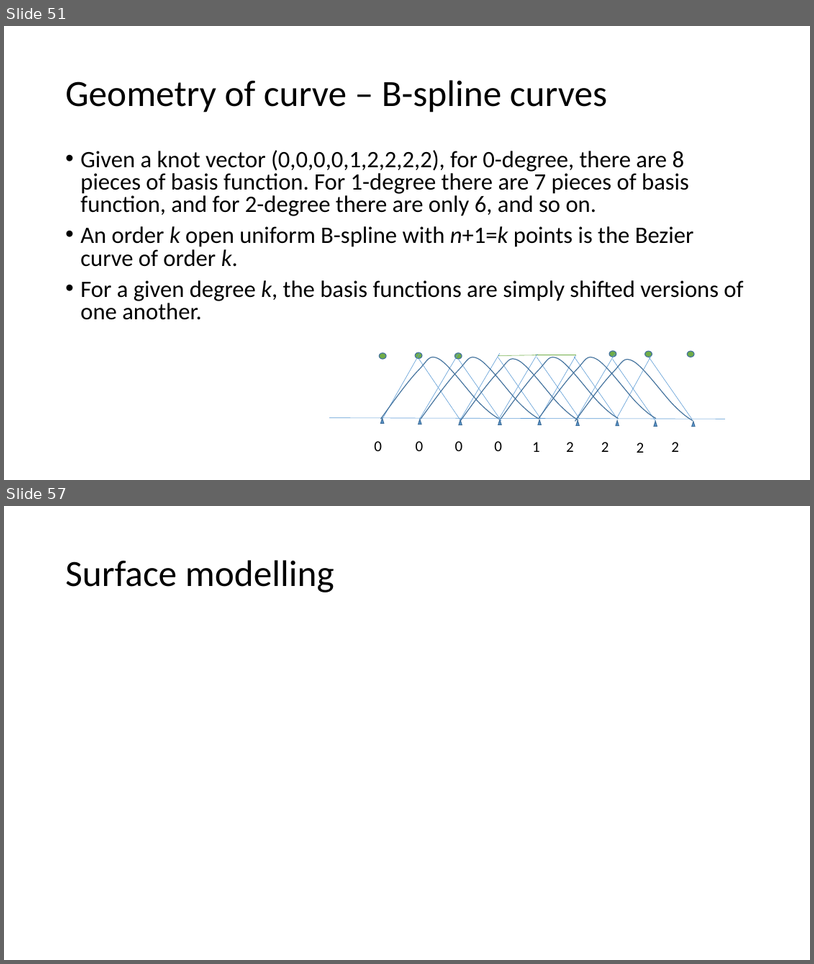
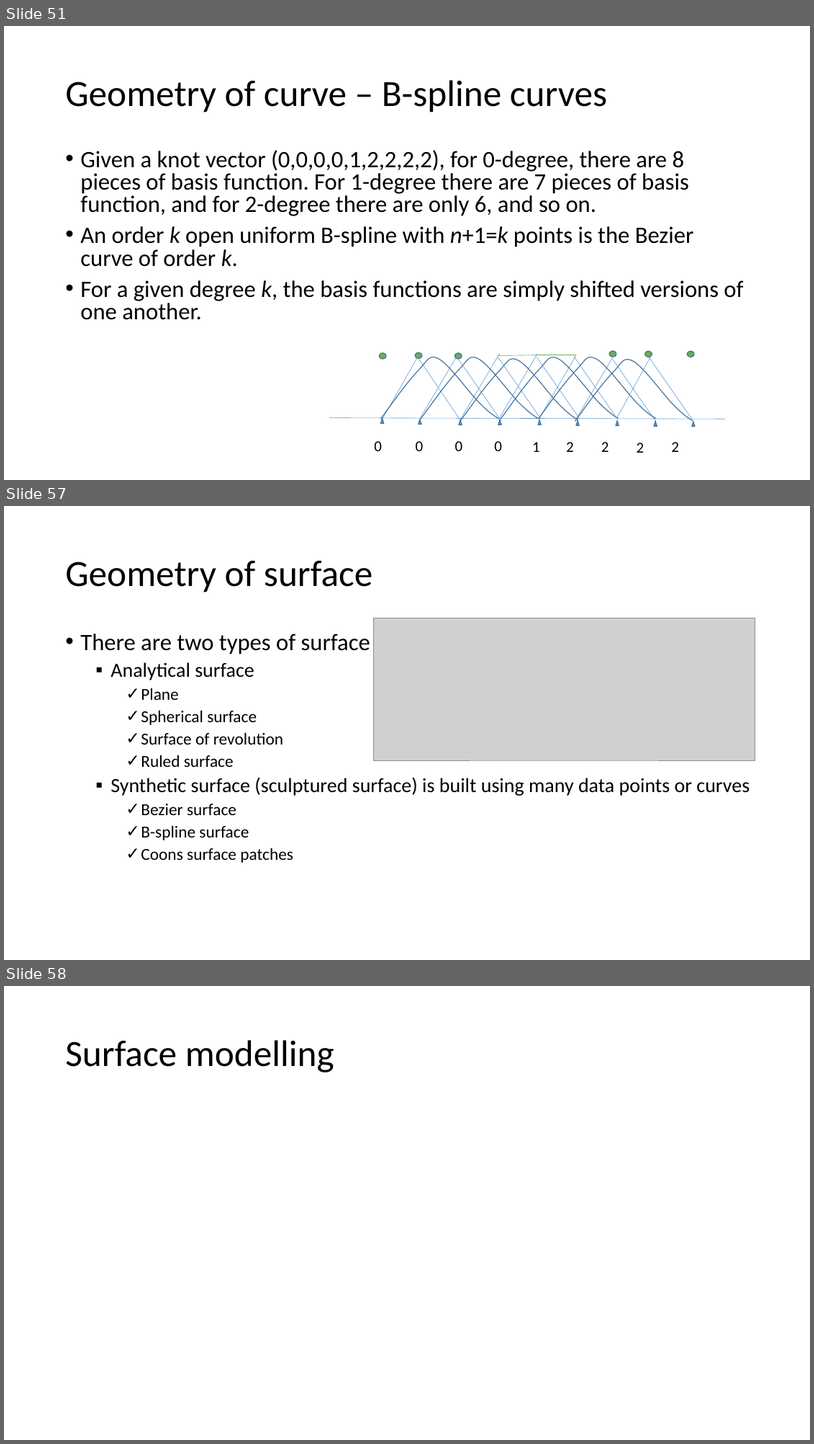
Before and after one commit to Jinny-Ching/cad_cam_course, a slide deck: CAD_CAM.pptx. Shown one above the other, each under a label of ours: slides 51 and 57 before the commit, slides 51, 57 and 58 after it; the slides between them are not shown. The pictures are 814x964 and 814x1444 pixels, drawn with LibreOffice and Linux fonts; fonts in the diff are those of the drawing; grey boxes stand for pictures. Boxes give left, top, right and bottom in pixels: in the first picture for what was removed or moved away, otherwise in the second. Text is boxed around its words. In the diff, an @@ line names an element or a change of style, - is before the commit and + after.

Commit message:
surface 1

```diff
--- a/CAD_CAM.pptx
+++ b/CAD_CAM.pptx
@@ slide 57 added at (x1=4, y1=506, x2=810, y2=960), background #FFFFFF @@
@@ title added at (x1=65, y1=561, x2=373, y2=592), 44 pt, text #000000 @@
+Geometry of surface
@@ text added at (x1=80, y1=633, x2=750, y2=862), 20 pt, text #000000 @@
+• There are two types of surface
+  ▪ Analytical surface
+    ✓ Plane
+    ✓ Spherical surface
+    ✓ Surface of revolution
+    ✓ Ruled surface
+  ▪ Synthetic surface (sculptured surface) is built using many data points or curves
+    ✓ Bezier surface
+    ✓ B-spline surface
+    ✓ Coons surface patches
@@ picture added at (x1=373, y1=618, x2=756, y2=760) @@
@@ what was slide 57 is now slide 58 @@
```
Also in this commit, not shown: 3 slides changed, 2 other slides added, 2 slides removed.
